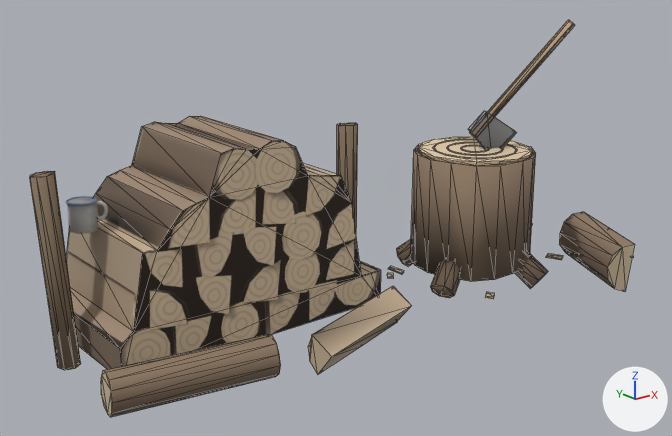
Before and after pictures for a commit that changed the glTF model props/lived/lived.glb.
Before and after are seen from a 50 mm camera at (-1.46, -2.42, 1.2) aimed at (0.38, -0.11, 0.28). Lighting does not change. The marker at lower right points along +X, +Y and +Z. The picture after the commit comes second. Mesh edges are drawn as thin lines on the coarser meshes. Vertices at exactly the same position are counted once.

In view in the first picture: 'SeatThings', 'WoodPile', 'WoodStack'.
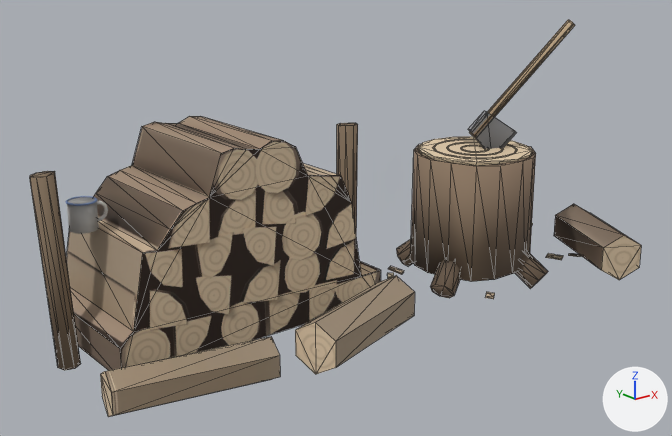
Commit message: wip lived loose logs

Boxes (x1, y1, x2, y2) around the edits, measured in the pictures (672 x 436 px):
'WoodPile', reshaped
    before: (30, 20, 635, 417)
    after: (30, 20, 582, 370)
'LooseLogs', added (brown)
    after: (100, 204, 641, 417)
part 1 of me_cylinder_022, deleted (brown)
    before: (101, 335, 281, 417)
part 2 of me_cylinder_022, deleted (brown)
    before: (559, 212, 635, 292)
part 3 of me_cylinder_022, deleted (beige)
    before: (308, 286, 411, 374)

Edits to the bpy script that builds the scene:
```text
Change me_cylinder_022:
    used by ob_woodpile; location = (0.0, 0.0, 0.0)
    remove me_cylinder_022.from_pydata(...)  # 500 vertices, 888 faces; spans x -0.59..1.52, y -0.63..0.38, z -0.06..0.88
    add me_cylinder_022.from_pydata(...)  # 444 vertices, 788 faces; spans x -0.57..1.52, y -0.52..0.38, z -0.06..0.88
    me_cylinder_022 part 1: the loose piece of 24 vertices spanning x -0.59..-0.11, y -0.52..-0.32, z 0.0..0.12 is deleted
    me_cylinder_022 part 2: the loose piece of 18 vertices spanning x 1.25..1.51, y -0.63..-0.23, z -0.06..0.12 is deleted
    me_cylinder_022 part 3: the loose piece of 14 vertices spanning x -0.02..0.43, y -0.57..-0.36, z -0.01..0.11 is deleted
Add me_looselogs:
    me_looselogs.from_pydata(...)  # 36 vertices, 60 faces; spans x -0.59..1.54, y -0.64..-0.22, z -0.01..0.16
    me_looselogs.materials.append(mat_woodstack)
Add ob_looselogs:
    ob_looselogs = bpy.data.objects.new('LooseLogs', me_looselogs)
    ob_looselogs.location = (0.0, 0.0, 0.0)
```
